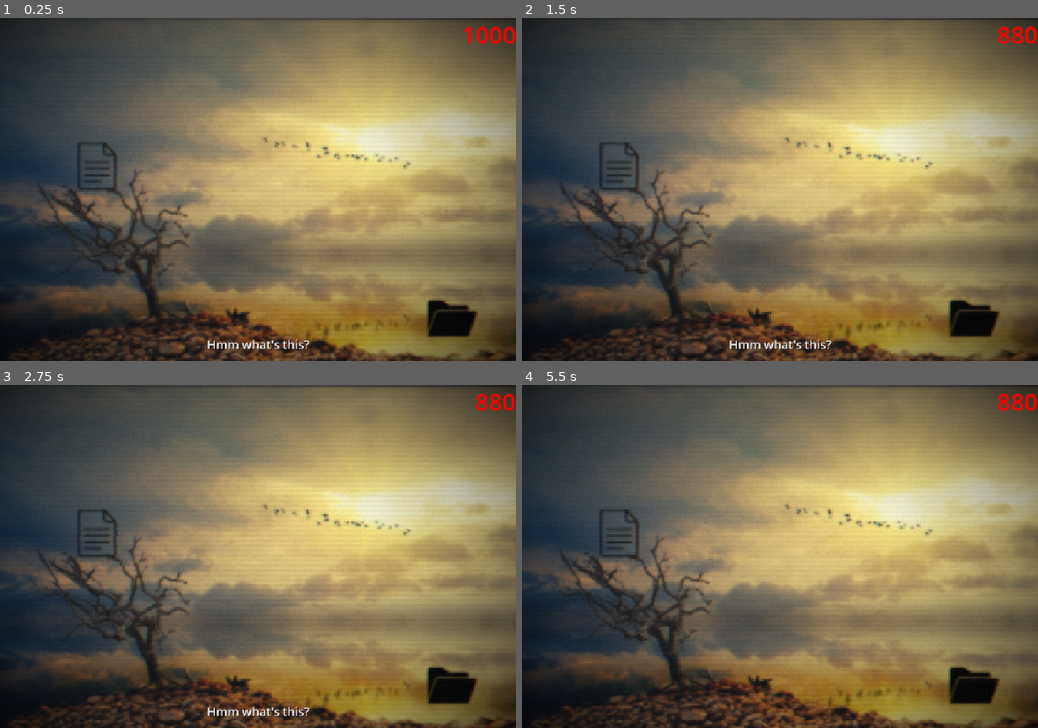
Above: before the commit, frames 1-4 (two rows, left to right).
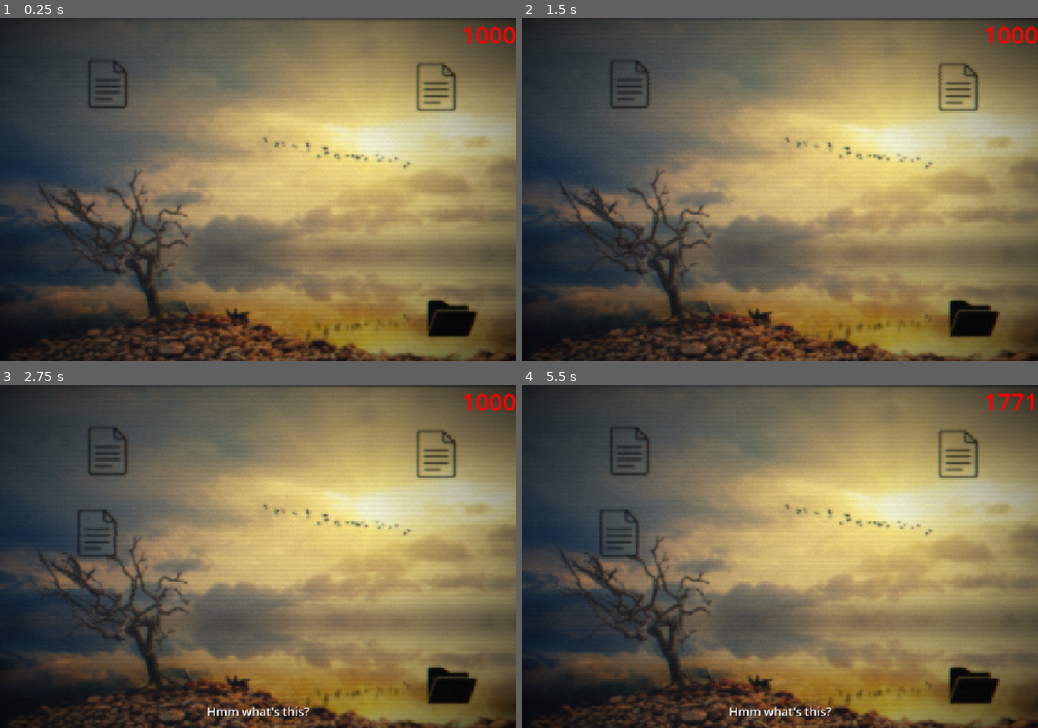
Above: after the commit, the same moments.

Repository: SengulC/pdoom
Game: Godot game, scene res://scenes/level.tscn
Two runs of this game, one before a commit and one after it. Both use one fixed random seed, a clock stepped at 60 frames per second and the inputs below.
Inputs (mouse positions are in pixels of both pictures, inside the frame that each line leads up to):
- Up to frame 1 (0.25 s): no input
- Up to frame 2 (1.5 s): click (630, 83) at 0.52 s; click (955, 86) at 1.27 s
- Up to frame 3 (2.75 s): click (98, 532) at 2.02 s
- Up to frame 4 (5.5 s): click (620, 532) at 2.75 s; click (630, 450) at 3.52 s; click (955, 453) at 4.27 s; click (620, 532) at 5 s

The runs differ from the first frame. In frame 1, 1.6% of the frame differs, in the area x 15-89%, y 12-97%; in frame 2, 1.8%, in the area x 15-100%, y 2-97%; in frame 3, 1.1%; in frame 4, 1.5%.

Commit message:
Chat file added/made visible on ready then appended to after wait some timer

Diff:
--- /dev/null
+++ b/pdoom-game/assets/resources/chat_file.tres
@@ -0,0 +1,7 @@
+[gd_resource type="Resource" script_class="FileContent" format=3 uid="uid://wit0jdty1iix"]
+
+[ext_resource type="Script" uid="uid://ddjek2drohv5m" path="res://scripts/file_content.gd" id="1_scjui"]
+
+[resource]
+script = ExtResource("1_scjui")
+metadata/_custom_type_script = "uid://ddjek2drohv5m"
--- a/pdoom-game/assets/resources/test_file.tres
+++ b/pdoom-game/assets/resources/test_file.tres
@@ -4,4 +4,5 @@
 
 [resource]
 script = ExtResource("1_7dbid")
+content = "HIIIIIIIII"
 metadata/_custom_type_script = "uid://ddjek2drohv5m"
--- a/pdoom-game/scenes/level.tscn
+++ b/pdoom-game/scenes/level.tscn
@@ -5,7 +5,9 @@
 [ext_resource type="PackedScene" uid="uid://buph0h50ickkm" path="res://scenes/file.tscn" id="2_w7c3h"]
 [ext_resource type="Texture2D" uid="uid://55pahtw0s5c8" path="res://assets/images/open-folder.png" id="2_w8frs"]
 [ext_resource type="Script" uid="uid://ck4d565uyrfwx" path="res://scripts/folder.gd" id="3_mx8sn"]
+[ext_resource type="Resource" uid="uid://wit0jdty1iix" path="res://assets/resources/chat_file.tres" id="4_b121j"]
 [ext_resource type="Resource" uid="uid://bpb5tktt406iy" path="res://assets/resources/test_file.tres" id="5_2r41h"]
+[ext_resource type="Resource" uid="uid://b08gbblenyybb" path="res://assets/resources/test_file2.tres" id="7_klq6b"]
 
 [sub_resource type="RectangleShape2D" id="RectangleShape2D_w2pfo"]
 size = Vector2(526, 505.00006)
@@ -52,12 +54,13 @@
 mouse_filter = 2
 
 [node name="ChatFile" parent="DesktopUIControl/FileContainer" unique_id=1167000874 groups=["chatFile"] instance=ExtResource("2_w7c3h")]
+visible = false
 layout_mode = 0
 offset_left = 151.99998
 offset_top = 260.0
 offset_right = 664.0
 offset_bottom = 772.0
-fileContent = ExtResource("5_2r41h")
+fileContent = ExtResource("4_b121j")
 fileRef = "chat"
 
 [node name="Folder" type="TextureRect" parent="DesktopUIControl/FileContainer" unique_id=1177806281]
@@ -79,5 +82,21 @@
 scale = Vector2(0.99999994, 0.99999994)
 shape = SubResource("RectangleShape2D_w2pfo")
 
+[node name="File" parent="." unique_id=963720069 instance=ExtResource("2_w7c3h")]
+offset_left = 174.0
+offset_top = 87.0
+offset_right = 274.0
+offset_bottom = 187.0
+fileContent = ExtResource("7_klq6b")
+fileRef = "TEST"
+
+[node name="File2" parent="." unique_id=97602639 instance=ExtResource("2_w7c3h")]
+offset_left = 862.0
+offset_top = 94.0
+offset_right = 962.0
+offset_bottom = 194.0
+fileContent = ExtResource("5_2r41h")
+fileRef = "TEST2"
+
 [connection signal="area_entered" from="DesktopUIControl/FileContainer/Folder/Area2D" to="DesktopUIControl/FileContainer/Folder" method="_on_folder_area_entered"]
 [connection signal="area_exited" from="DesktopUIControl/FileContainer/Folder/Area2D" to="DesktopUIControl/FileContainer/Folder" method="_on_folder_area_exited"]
--- a/pdoom-game/scripts/file_popup.gd
+++ b/pdoom-game/scripts/file_popup.gd
@@ -5,12 +5,13 @@
 
 func _ready() -> void:
 	# make userChoiceBtns container and array ref.s ready for access
-	if not folder:
+	if not folder and fileRef == "chat":
 		Globalz.userChoiceBtnsContainer = find_child("Buttons", true, false)
 		Globalz.userChoiceBtns = Globalz.userChoiceBtnsContainer.get_children()
 		for i in Globalz.userChoiceBtns.size():
 			Globalz.userChoiceBtns[i].pressed.connect(func(): Globalz.choice_resolved.emit(i))
 		Globalz.popup_opened.emit()
+	position += Vector2(randf_range(-50, 50), randf_range(-50, 50)) # slightly randomized filepopup
 
 func _exit_tree() -> void:
 	if not folder: Globalz.choice_resolved.emit(-1)
--- a/pdoom-game/scripts/level_mgr.gd
+++ b/pdoom-game/scripts/level_mgr.gd
@@ -2,6 +2,7 @@
 
 const SECS_PER_CHAR := 0.05
 const MIN_DELAY := 0.5
+const START_DELAY := 2.5
 
 var chatFile: File
 var chatContent: FileContent
@@ -9,6 +10,10 @@
 func _ready() -> void:
 	chatFile = get_tree().get_first_node_in_group("chatFile")
 	chatContent = chatFile.fileContent  # survives file/popup nodes being freed..
+
+	# wait for user/player to read instructions etc files then activate chatFile
+	await get_tree().create_timer(START_DELAY).timeout
+	chatFile.visible = true
 	begin_phase_01()
 
 func _get_cur_time() -> String:
@@ -22,8 +27,11 @@
 
 			# make budget red. calc for current line
 			var budgetReduction = Phases.phase01_budget_decr[idx]
-			Globalz.currBudget -= budgetReduction
-			#print("we are on idx %s therefore reducing budget results in %s" %[idx, Globalz.currBudget])
+			Globalz.currBudget += budgetReduction
+
+			## RESET, terminate current chat, call reset on files NOT in folder
+			#if speaker == "RESET":
+				#print("must reset")
 
 			## user choice presented, must wait until they make their choice!
 			if speaker == "userChoice":
--- a/pdoom-game/scripts/phases.gd
+++ b/pdoom-game/scripts/phases.gd
@@ -4,8 +4,9 @@
 	{"me": "Hmm what's this?"},
 	{"chat": "Hi"},
 	{"chat": "Hey skjahkhsakj"},
-	#{"a": "bruuuuuuuuuuuuuuuuuuuuh"},
-	#{"b": "zaaaaaaaa"},
+	{"RESET": ""},
+	{"a": "bruuuuuuuuuuuuuuuuuuuuh"},
+	{"b": "zaaaaaaaa"},
 	#{"minigame": "game"},
 	{"userChoice": ["yes", "no"]},
 	{"user1": "Well yes/no."},
@@ -14,10 +15,16 @@
 ]
 
 @export var phase01_budget_decr := [
-	10,
-	10,
-	100,
-	50,
-	10,
-	10, 10
+	-100,
+	-100,
+	-10,
+	1000,
+	-19,
+	-10,
+	-50,
+	-10,
+	-10,
+	-50,
+	-10,
+	-10
 ]
